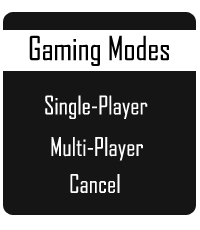
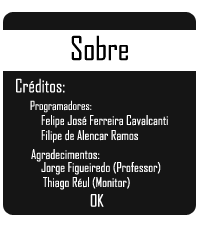
Layers edited between the first and the second 200 × 230 image:
renamed "Gaming Modes" to "Sobre", painted on it over bbox(29, 35, 169, 66)
removed layer "Multi-Player" over bbox(51, 137, 143, 161)
added layer "Filipe de Alencar Ramos" above "Felipe José Ferreira Cavalcanti" over bbox(41, 130, 138, 143)
added layer "Felipe José Ferreira Cavalcanti" above "Thiago Réul (Monitor)" over bbox(41, 115, 168, 128)
added layer "Thiago Réul (Monitor)" above "Jorge Figueiredo (Professor)" over bbox(43, 177, 130, 190)
added layer "Jorge Figueiredo (Professor)" above "Agradecimentos:" over bbox(41, 162, 161, 175)
added layer "Agradecimentos:" above "OK" over bbox(31, 149, 100, 162)
renamed "Cancel" to "OK", painted on it over bbox(70, 174, 120, 207)
added layer "Programadores:" above "Créditos:" over bbox(30, 100, 92, 113)
renamed "Single-Player" to "Créditos:", painted on it over bbox(16, 78, 148, 119)
